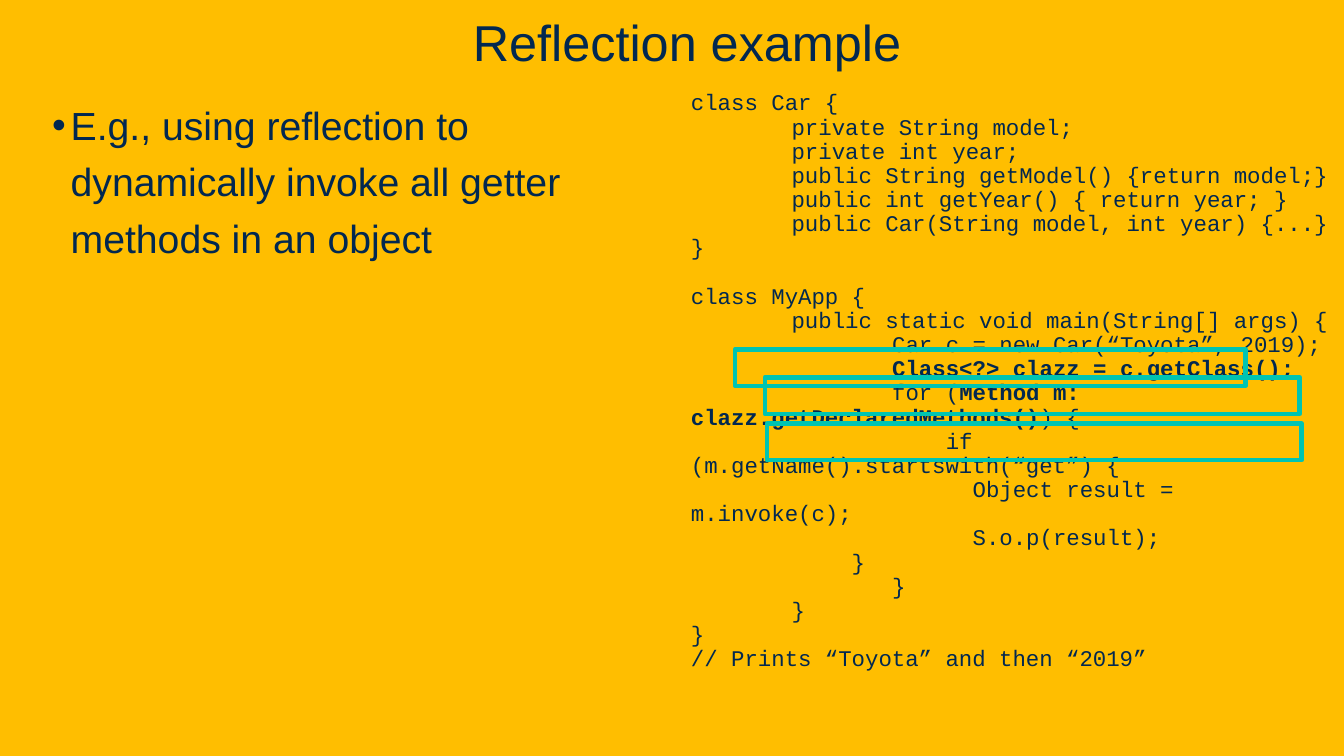
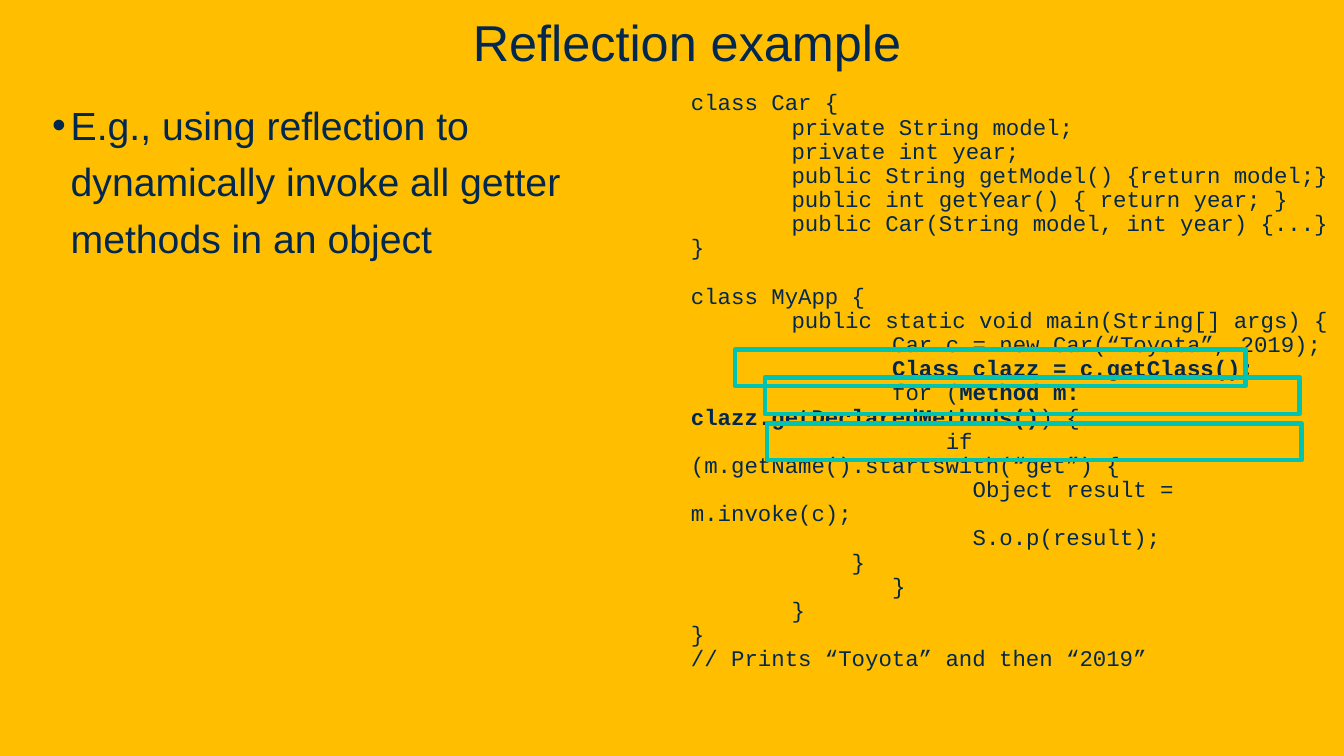
Before and after one commit to davsec-teaching/ECS_160, a slide deck: slide 21 of slides/Reflection.pptx. Drawn at 1344x756 pixels with LibreOffice and Linux fonts; fonts in the diff are those of the drawing; background and template pictures are left out. Boxes give left, top, right and bottom in pixels: in the first picture for what was removed or moved away, otherwise in the second. Text is boxed around its words. In the diff, an @@ line names an element or a change of style, - is before the commit and + after.

Commit message:
update reflection slides Please enter the commit message for your changes. Lines starting

```diff
--- a/slides/Reflection.pptx
+++ b/slides/Reflection.pptx
@@ text at (892,360,1254,383): text changed @@
-Class<?> clazz = c.getClass();
+Class clazz = c.getClass();
```
Also in this commit, not shown: 16 other slides changed, 1 other file.
